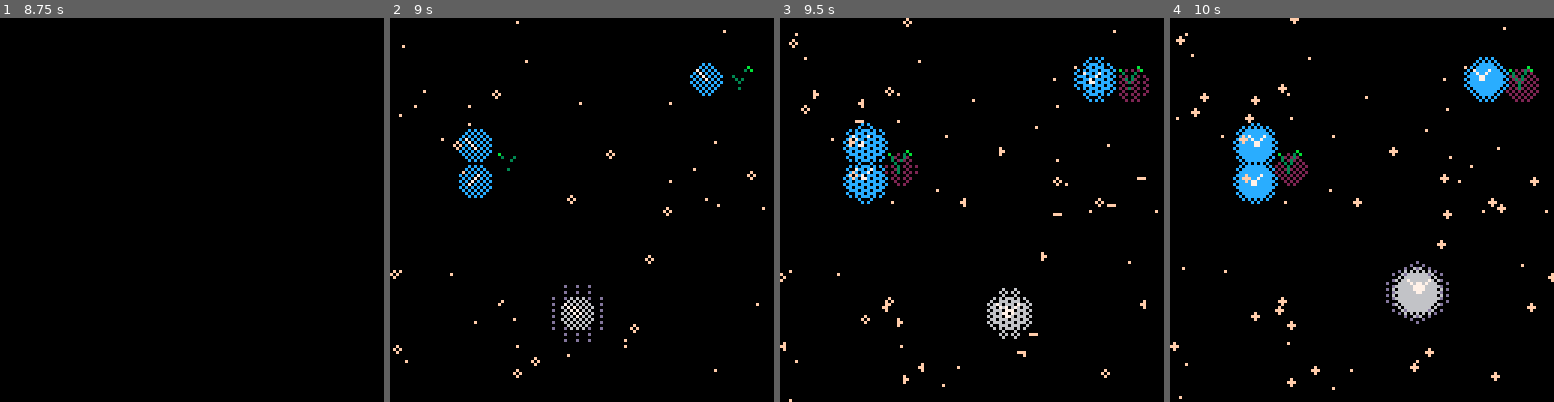
Above: before the commit, frames 1-4 (left to right).
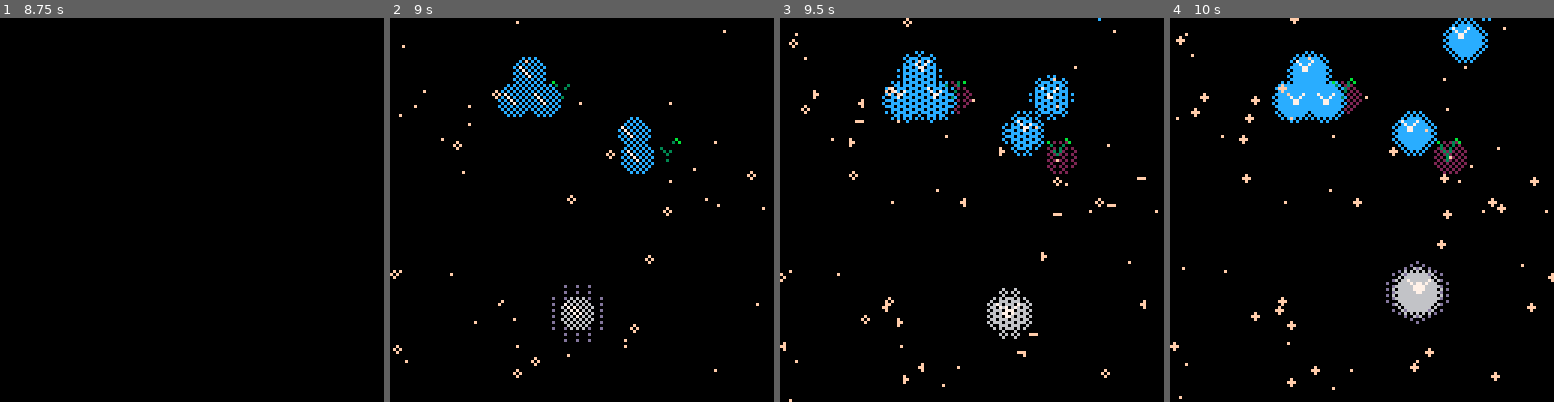
Above: after the commit, the same moments.

Repository: mamoru-miyagawa/pico8_prototypes
Game: PICO-8 cartridge loneliness/loneliness.p8
The game is run twice, just before and just after one commit, with the same random seed, the same clock (stepped at 60 frames per second) and the same inputs.
Inputs:
- Up to frame 1 (8.75 s): tap X (X key) at 0.33, 1.07, 1.85, 2.97, 4.08, 5.2, 6.32, 7.43, 8.55 s; tap O (Z key) at 0.7, 1.7, 2.1, 2.5, 2.9, 3.3, 3.7, 4.1, 4.5, 4.9, 5.3, 5.7, 6.1, 6.5, 6.9, 7.3, 7.7, 8.1, 8.5 s; hold Right 1.6-2.1 s; hold Up 2.15-2.42 s; hold Right 2.47-3.03 s; hold Left 3.08-3.58 s; hold Down 3.63-3.97 s; hold Right 4.02-4.68 s; hold Up 4.73-5.03 s; hold Left 5.08-5.68 s; hold Down 5.73-6.03 s; hold Right 6.08-6.58 s; hold Right 6.63-7.13 s; hold Up 7.18-7.45 s; hold Right 7.5-8.07 s; hold Left 8.12-8.62 s; hold Down from 8.67 s (still down)
- Up to frame 2 (9 s): keep holding Down; tap O (Z key) at 8.9 s
- Up to frame 3 (9.5 s): release Down at 9 s; hold Right from 9.05 s (still down); tap O (Z key) at 9.3 s
- Up to frame 4 (10 s): tap X (X key) at 9.67 s; tap O (Z key) at 9.7 s; release Right at 9.72 s; hold Up from 9.77 s (still down)

Frame 1 is identical in both runs. In frame 2, 2.5% of the frame differs, in the area x 17-95%, y 10-47%; in frame 3, 5.7%; in frame 4, 7.5%, in the area x 16-97%, y 0-49%.

Commit message:
game update with event mechanic

Diff:
--- a/loneliness/loneliness.p8
+++ b/loneliness/loneliness.p8
@@ -226,6 +226,7 @@
     local d=sqrt(dx*dx+dy*dy)
     if d<=call.r then
      call.hit[n]=true
+     if n.event then n.event_done=true end
      if n.col==pcol then
       if not n.att then
        n.att=true n.att_fc=fc big.sc=0
@@ -582,33 +583,63 @@
 cam_dead=60
 
 function update_camera()
+ -- event camera lock: pick the highest-world-y (lowest on screen) unresolved
+ -- event in the top half, then cap how far the camera may scroll up so the
+ -- event can't leave the screen. Player keeps walking past freely; only the
+ -- camera stalls. Per-frame scan, no persistent engaged flag. Once the entity
+ -- resolves (flower absorbed, or NPC hit by the call wave — n.event_done),
+ -- the cap vanishes and the normal cam_dead scroll takes over.
+ local ceiling=-32768
+ for f in all(flowers) do
+  if f.event and not f.used then
+   local fsy=f.y-cam_y
+   if fsy>-16 and fsy<64 and f.y>ceiling then ceiling=f.y end
+  end
+ end
+ for n in all(npcs) do
+  if n.event and not n.stolen and not n.event_done then
+   local nsy=n.y-cam_y
+   if nsy>-16 and nsy<64 and n.y>ceiling then ceiling=n.y end
+  end
+ end
+ -- floor the camera so the ceiling event sits at sy=cam_dead (the natural
+ -- scroll floor). Anything higher means the player walks past the event but
+ -- the world refuses to follow.
+ if ceiling>-32768 then
+  local cam_floor=ceiling-cam_dead
+  if cam_y>cam_floor then cam_y=cam_floor end
+ end
  local sy=py-cam_y
  if sy<cam_dead then cam_y-=(cam_dead-sy) end
  if py>cam_y+120 then py=cam_y+120 end
  px=mid(corridor_l,px,corridor_r)
 end
 
--- editor:plants=[{"x":24,"y":44,"col":12,"count":2},{"x":101,"y":16,"col":12,"count":1},{"x":98,"y":-72,"col":12,"count":1},{"x":21,"y":-90,"col":12,"count":2}]
+-- editor:plants=[{"x":64,"y":-111,"col":12,"count":1,"event":true},{"x":30,"y":-48,"col":12,"count":3,"event":false},{"x":101,"y":-11,"col":12,"count":1,"event":false},{"x":42,"y":20,"col":12,"count":3,"event":false},{"x":77,"y":40,"col":12,"count":2,"event":false}]
 -- npcs
 npcs={
- {x=24,y=38,jx=0,jy=0,att=false,col=12,stolen=false},
- {x=24,y=50,jx=0,jy=0,att=false,col=12,stolen=false},
- {x=101,y=16,jx=0,jy=0,att=false,col=12,stolen=false},
- {x=98,y=-72,jx=0,jy=0,att=false,col=12,stolen=false},
- {x=21,y=-96,jx=0,jy=0,att=false,col=12,stolen=false},
- {x=21,y=-84,jx=0,jy=0,att=false,col=12,stolen=false},
+ {x=64,y=-111,jx=0,jy=0,att=false,col=12,stolen=false,event=true},
+ {x=30,y=-54,jx=0,jy=0,att=false,col=12,stolen=false},
+ {x=35,y=-45,jx=0,jy=0,att=false,col=12,stolen=false},
+ {x=25,y=-45,jx=0,jy=0,att=false,col=12,stolen=false},
+ {x=101,y=-11,jx=0,jy=0,att=false,col=12,stolen=false},
+ {x=42,y=14,jx=0,jy=0,att=false,col=12,stolen=false},
+ {x=47,y=23,jx=0,jy=0,att=false,col=12,stolen=false},
+ {x=37,y=23,jx=0,jy=0,att=false,col=12,stolen=false},
+ {x=77,y=34,jx=0,jy=0,att=false,col=12,stolen=false},
+ {x=77,y=46,jx=0,jy=0,att=false,col=12,stolen=false},
 }
 -- big npc: passive thief, steals attached npcs, retreats when att=0
-big={x=63,y=-191,done=false,retreat=false,engaged=false,sc=0,jx=0,jy=0,cast=false,cast_t=0}
--- grass tufts: one per plant (not per npc), matches level_editor export
+big={x=64,y=-260,done=false,retreat=false,engaged=false,sc=0,jx=0,jy=0,cast=false,cast_t=0}
+-- grass tufts next to each spawner (sprite 7, world space, col 2 base glow)
 grass={}
-grass[1]={x=24+12,y=44}
-grass[2]={x=101+12,y=16}
-grass[3]={x=98+12,y=-72}
-grass[4]={x=21+12,y=-90}
+grass[1]={x=64+12,y=-111}
+grass[2]={x=30+12,y=-48}
+grass[3]={x=101+12,y=-11}
+grass[4]={x=42+12,y=20}
+grass[5]={x=77+12,y=40}
 -- flowers: sprite 9, world space, changes player color on hold x
 flowers={
- {x=62,y=-27,col=12,used=false},
 }
 __gfx__
 00000000000000000000000000000000000000000000000000000000000000b00000000000077000000000000000000000000000000000000000000000000000
